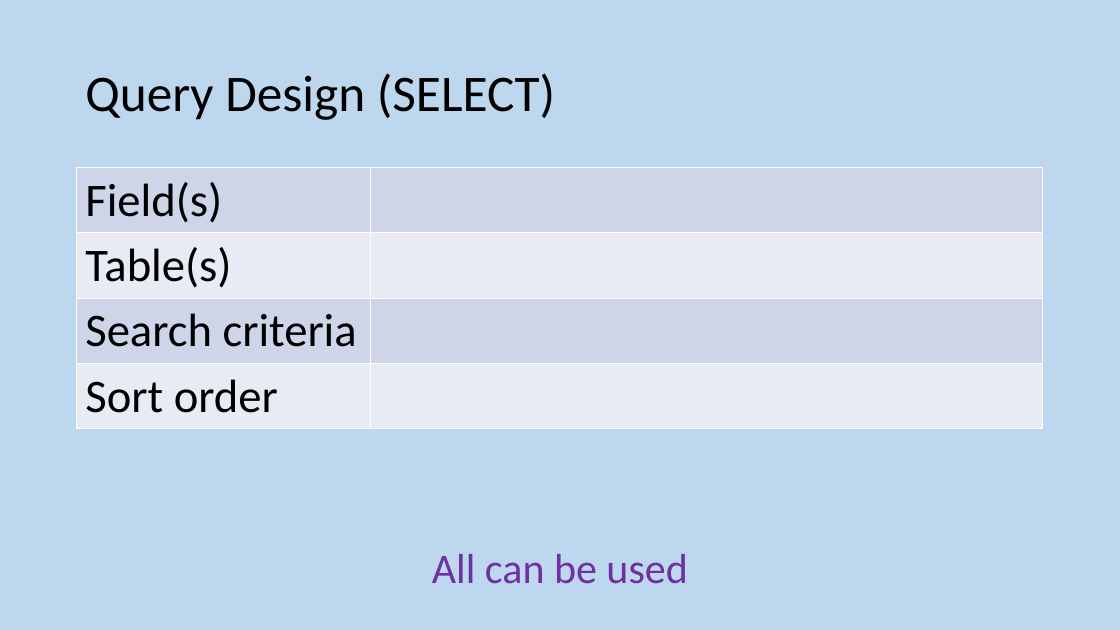
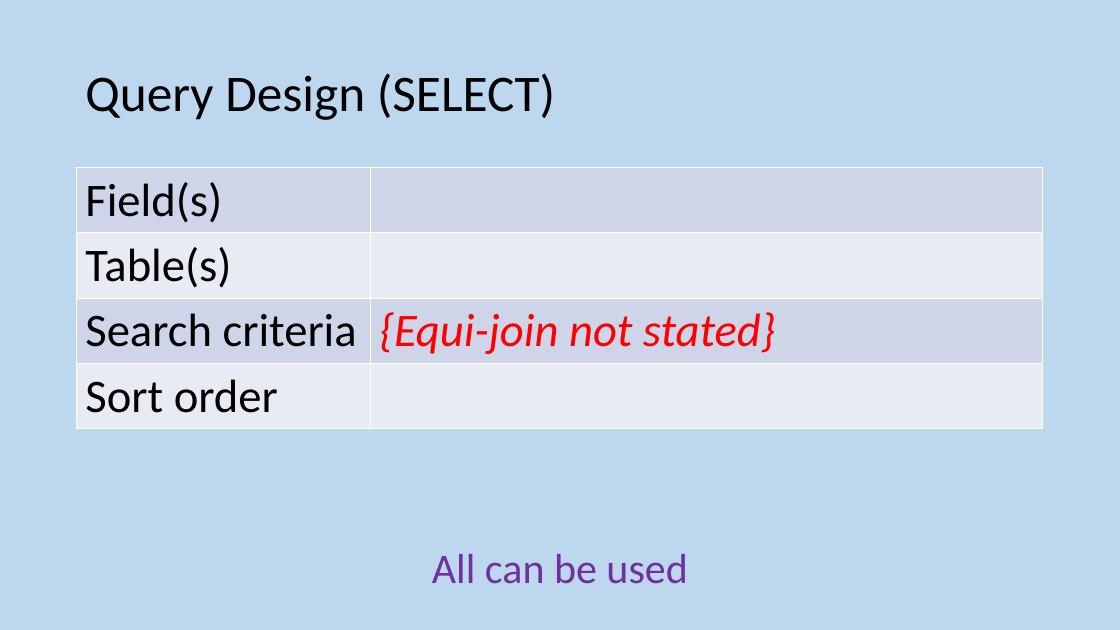
Before and after one commit to MrFriendCS/MrFriendCS.github.io, a slide deck: slide 189 of n5-cs/ddd/N5 CS DDD Slides.pptx. Drawn at 1120x630 pixels with LibreOffice and Linux fonts; fonts in the diff are those of the drawing. Boxes give left, top, right and bottom in pixels: in the first picture for what was removed or moved away, otherwise in the second. Text is boxed around its words. In the diff, an @@ line names an element or a change of style, - is before the commit and + after.

```diff
--- a/n5-cs/ddd/N5 CS DDD Slides.pptx
+++ b/n5-cs/ddd/N5 CS DDD Slides.pptx
@@ table at box(77, 168, 1044, 426) @@
-row 3, column 2: 
+row 3, column 2: {Equi-join not stated}
```
Also in this commit, not shown: 3 other slides changed, 6 other files.
